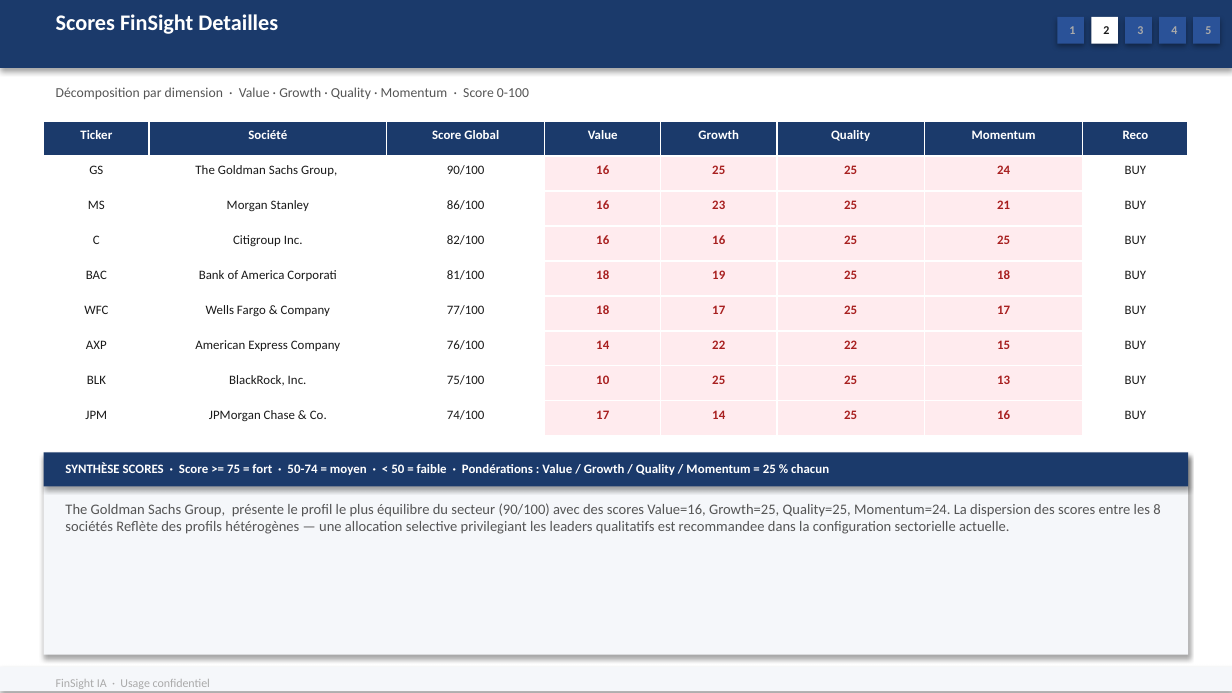
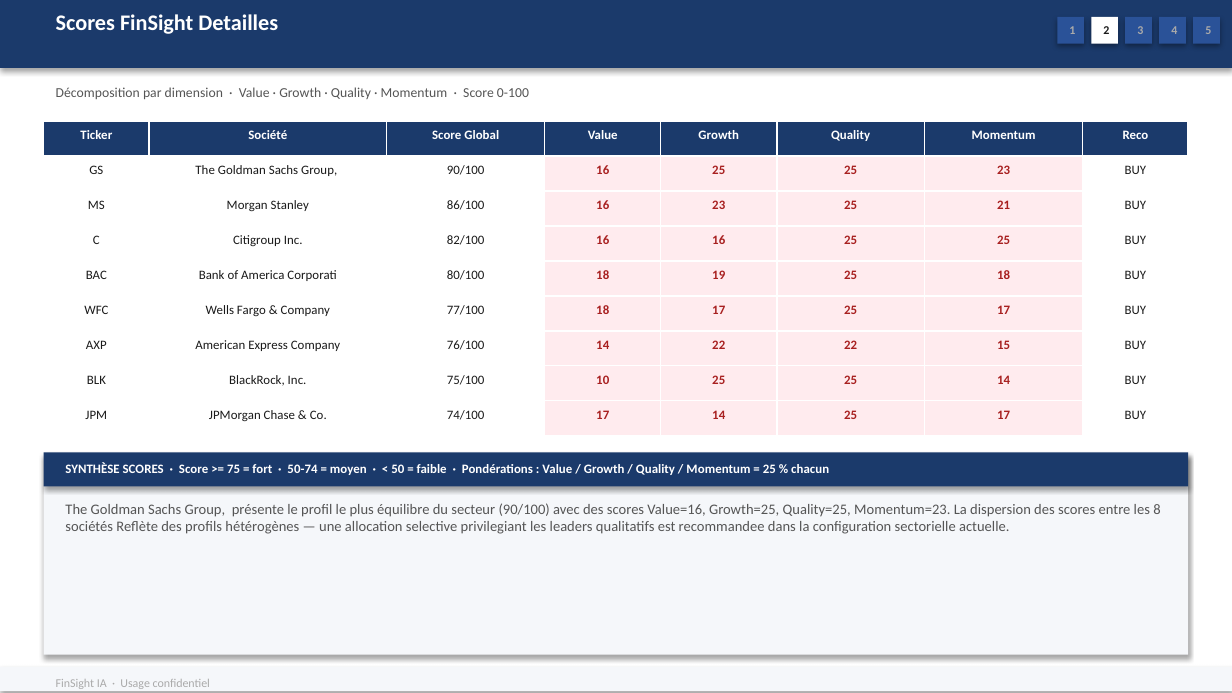
Before and after one commit to baptistejeh07-art/finsight-ia, a slide deck: slide 12 of preview/secteur_Financial_Services_S&P_500/secteur_Financial_Services_S&P_500.pptx. Drawn at 1232x693 pixels with LibreOffice and Linux fonts; fonts in the diff are those of the drawing. Boxes give left, top, right and bottom in pixels: in the first picture for what was removed or moved away, otherwise in the second. Text is boxed around its words. In the diff, an @@ line names an element or a change of style, - is before the commit and + after.

Commit message:
chore(preview): secteur_Financial_Services_S&P_500 outputs regeneres

```diff
--- a/preview/secteur_Financial_Services_S&P_500/secteur_Financial_Services_S&P_500.pptx
+++ b/preview/secteur_Financial_Services_S&P_500/secteur_Financial_Services_S&P_500.pptx
@@ table at box(43, 121, 1188, 435) @@
-row 2, column 7: 24
+row 2, column 7: 23
-row 5, column 3: 81/100
+row 5, column 3: 80/100
-row 8, column 7: 13
+row 8, column 7: 14
-row 9, column 7: 16
+row 9, column 7: 17
@@ text at box(65, 503, 1160, 534): text changed @@
-The Goldman Sachs Group, présente le profil le plus équilibre du secteur (90/100) avec des scores Value=16, Growth=25, Quality=25, Momentum=24. La dispersion des scores entre les 8 sociétés Reflète des profils hétérogènes — une allocation selective privilegiant les leaders qualitatifs est recommandee dans la configuration sectorielle actuelle.
+The Goldman Sachs Group, présente le profil le plus équilibre du secteur (90/100) avec des scores Value=16, Growth=25, Quality=25, Momentum=23. La dispersion des scores entre les 8 sociétés Reflète des profils hétérogènes — une allocation selective privilegiant les leaders qualitatifs est recommandee dans la configuration sectorielle actuelle.
```
Also in this commit, not shown: 15 other slides changed, 2 other files.
